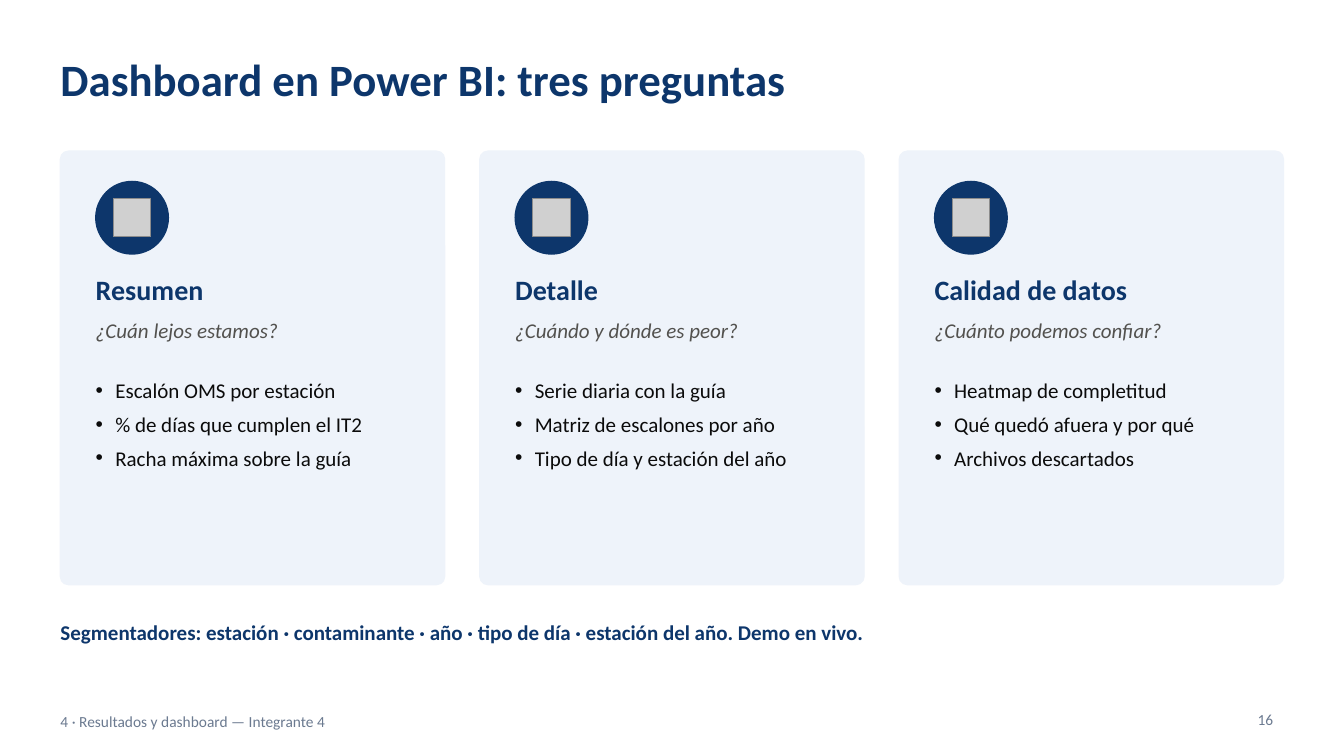
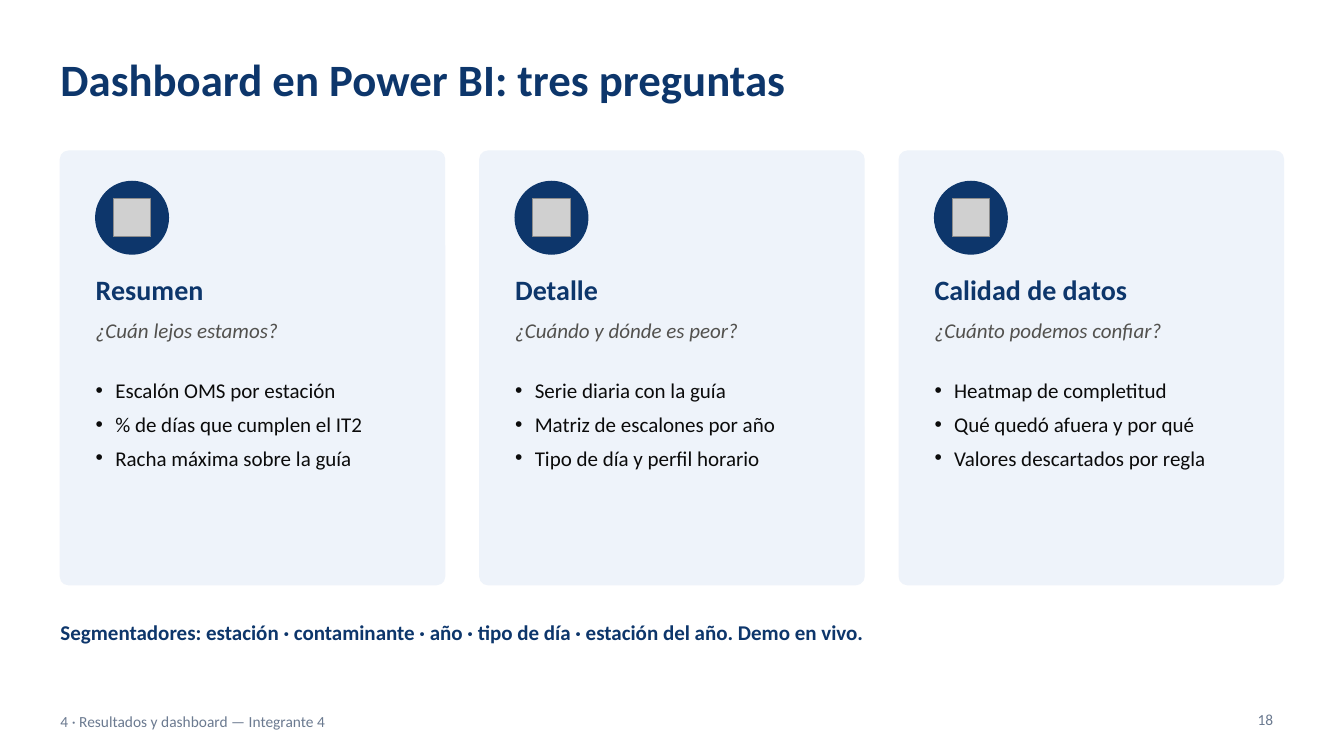
Before and after one commit to ezequielmaranda/nox-ciudad, a slide deck: slide 18 of presentacion/presentacion_tp_aire_oms.pptx (slide 16 before the commit). Drawn at 1344x756 pixels with LibreOffice and Linux fonts; fonts in the diff are those of the drawing; grey boxes stand for pictures. Boxes give left, top, right and bottom in pixels: in the first picture for what was removed or moved away, otherwise in the second. Text is boxed around its words. In the diff, an @@ line names an element or a change of style, - is before the commit and + after.

```diff
--- a/presentacion/presentacion_tp_aire_oms.pptx
+++ b/presentacion/presentacion_tp_aire_oms.pptx
@@ text at [535, 451, 759, 470]: text changed @@
-• Tipo de día y estación del año
+• Tipo de día y perfil horario
@@ text at [954, 451, 1205, 470]: text changed @@
-• Archivos descartados
+• Valores descartados por regla
@@ page number at [1258, 714, 1274, 725]: text changed @@
-16
+18
```
Also in this commit, not shown: 13 other slides changed, 2 slides added, 1 other file.
